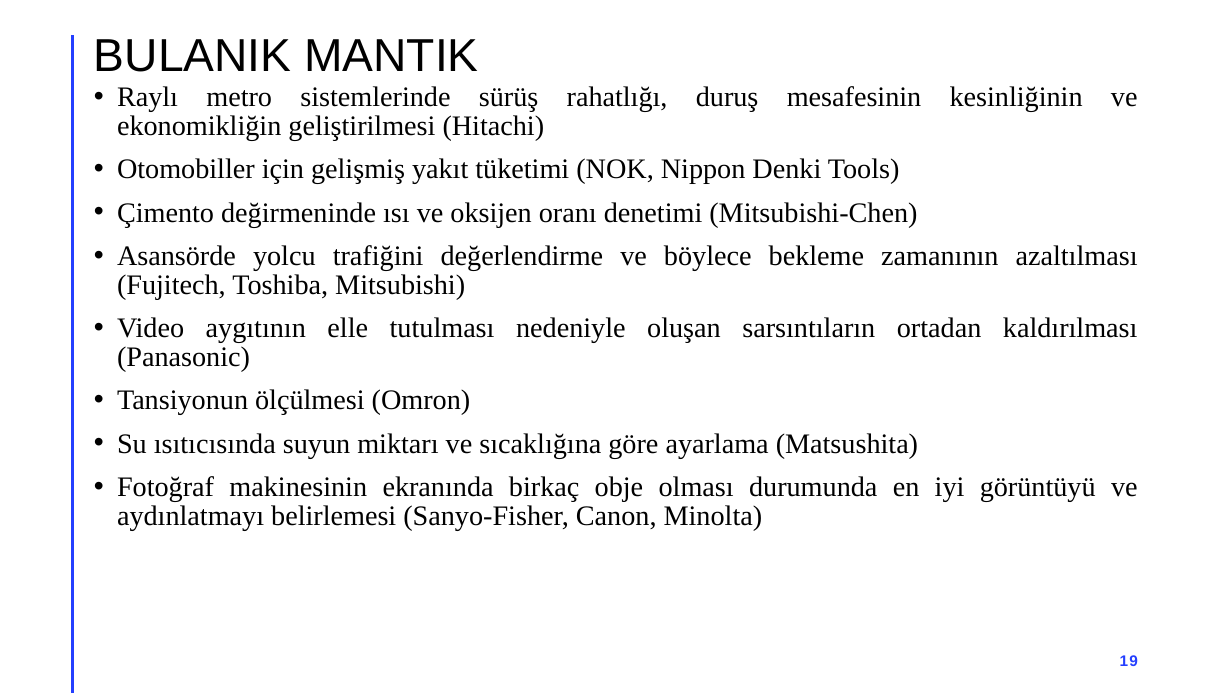
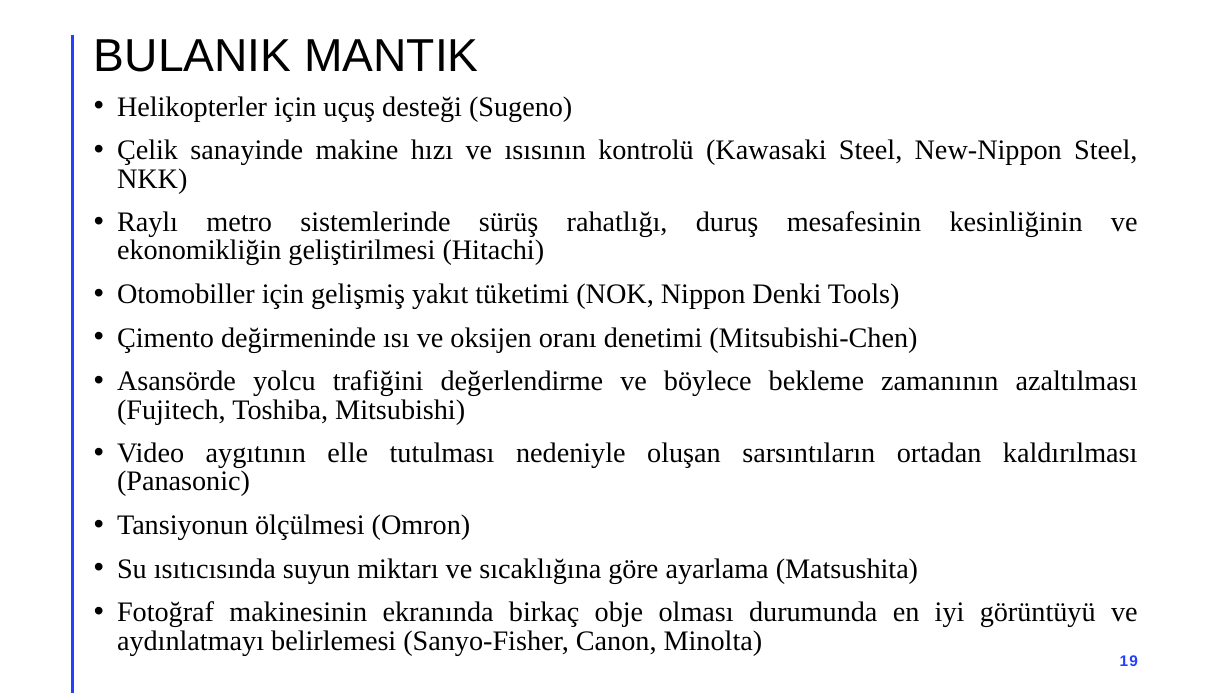
Before and after one commit to akaraci/Ileri-Bulanik-Mantik, a slide deck: slide 19 of Hafta-1.pptx. Drawn at 1232x693 pixels with LibreOffice and Linux fonts; fonts in the diff are those of the drawing. Boxes give left, top, right and bottom in pixels: in the first picture for what was removed or moved away, otherwise in the second. Text is boxed around its words. In the diff, an @@ line names an element or a change of style, - is before the commit and + after.

```diff
--- a/Hafta-1.pptx
+++ b/Hafta-1.pptx
@@ text "Helikopterler için uçuş desteği (Sugeno)" moved from (x1=117, y1=86, x2=1138, y2=530) to (x1=117, y1=96, x2=1138, y2=655) @@
@@ text at (x1=117, y1=96, x2=1137, y2=193): paragraphs added @@
+• Helikopterler için uçuş desteği (Sugeno)
+• Çelik sanayinde makine hızı ve ısısının kontrolü (Kawasaki Steel, New-Nippon Steel, NKK)
```
Also in this commit, not shown: 15 other slides changed, 2 slides removed, 2 other files.
